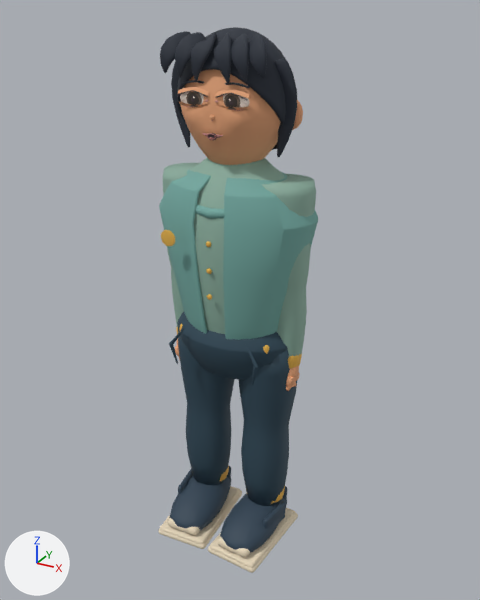
One commit to the glTF model models/atrium/residents/lin-master.glb: the scene before it, then after it.
Camera for both pictures: a 50 mm lens placed at (0.985, -1.768, 1.781), pointed at (0.017, -0.008, 0.901). Arrows for +X, +Y and +Z are at lower left; the lights stay in place. The first picture is the older version. Where no turn or scale is listed for an object, it has been applied to the vertices. Vertices at exactly the same position are counted once.

In view in the first picture: 'HeadPivot_Surface', 'SkinnedArticulationCore', 'VisualRoot_Surface' and 3 more.
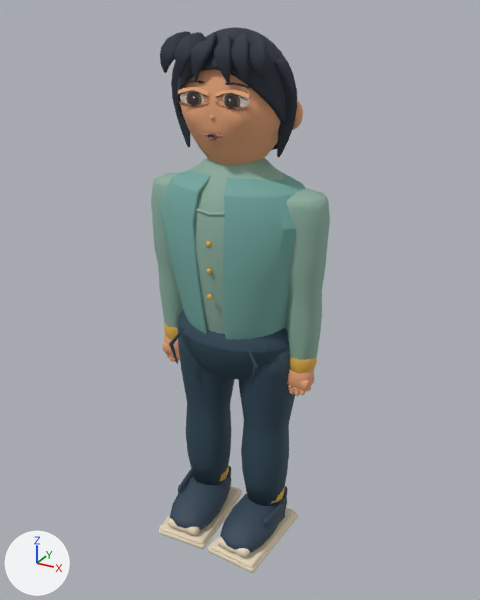
The edits, one by one:
me_skinnedarticulationcoremesh is used by ob_skinnedarticulationcore; location (0.0, 0.0, 0.0).
me_skinnedarticulationcoremesh had 5626 vertices, 11076 faces and spanned x -0.257..0.257, y -0.246..0.1, z 0.003..1.315.
me_skinnedarticulationcoremesh now has 5974 vertices, 11776 faces and spans x -0.307..0.307, y -0.246..0.158, z 0.003..1.38.
me_skinnedarticulationcoremesh part 1: a new loose piece of 852 vertices spanning x -0.307..0.307, y -0.17..0.158, z 0.705..1.38, in mat_skinnedarticulationcore_vertex_surface.
me_skinnedarticulationcoremesh part 2: 2342 vertices moved from x -0.238..0.238, y -0.056..0.045, z 0.613..0.763 to x -0.291..0.291, y -0.056..0.045, z 0.613..0.763; 506 vertices removed from x -0.257..0.257, y -0.087..0.088, z 0.703..1.315; 2 vertices added at x -0.273..0.273, y -0.028, z 0.703.
me_torsomesh is used by ob_visualroot_surface; location (0.0, 0.0, 0.0).
me_torsomesh had 3588 vertices, 7104 faces and spanned x -0.266..0.266, y -0.208..0.176, z 0.655..1.465.
me_torsomesh now has 2870 vertices, 5672 faces and spans x -0.266..0.266, y -0.176..0.176, z 0.655..1.465.
me_torsomesh part 3: the loose piece of 70 vertices spanning x -0.152..0.152, y -0.171..-0.075, z 1.215..1.27 is rebuilt with 70 vertices and now spans x -0.147..0.147, y -0.166..-0.11, z 1.224..1.261.
me_torsomesh part 4: the loose piece of 266 vertices spanning x -0.146..-0.094, y -0.208..-0.202, z 1.124..1.176 is deleted.
me_torsomesh part 5: 300 kept faces spanning x -0.171..0.171, y -0.105..0.095, z 0.767..0.813 get new vertex colours; the middle colour goes from orange #e4b149 to dark blue #2b4554.
Other edits to the shape of me_torsomesh do not show in these pictures.

Changed parts and their boxes [x1, y1, x2, y2] in the pictures (480 x 600 px; the box of a moved part takes in the faces that stretch with it):
'SkinnedArticulationCore', reshaped (13% wider)
    before: [158, 163, 316, 573]
    after: [151, 158, 330, 573]
'VisualRoot_Surface', reshaped
    before: [159, 158, 318, 385]
    after: [159, 169, 305, 385]
part 1 of me_skinnedarticulationcoremesh, added
    after: [151, 158, 330, 360]
part 2 of me_skinnedarticulationcoremesh, moved or reshaped
    before: [163, 163, 316, 391]
    after: [162, 322, 317, 396]
part 3 of me_torsomesh, rebuilt
    before: [195, 204, 224, 219]
    after: [196, 208, 224, 216]
part 4 of me_torsomesh, deleted
    before: [161, 230, 175, 246]
part 5 of me_torsomesh, recoloured
    both: [179, 324, 269, 354]
